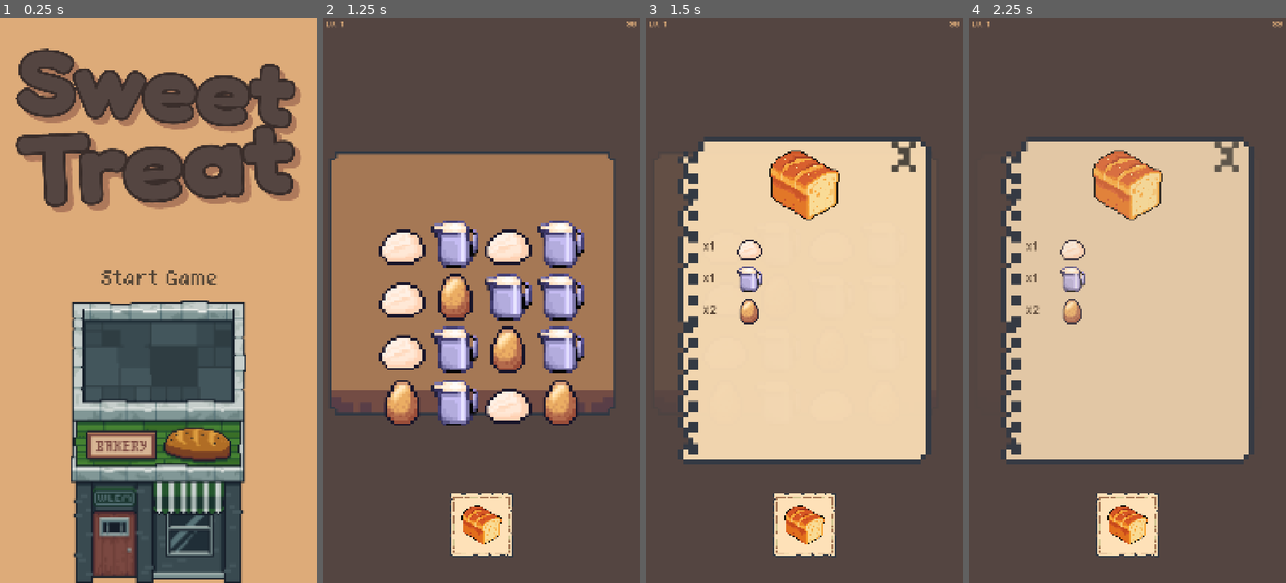
Above: before the commit, frames 1-4 (left to right).
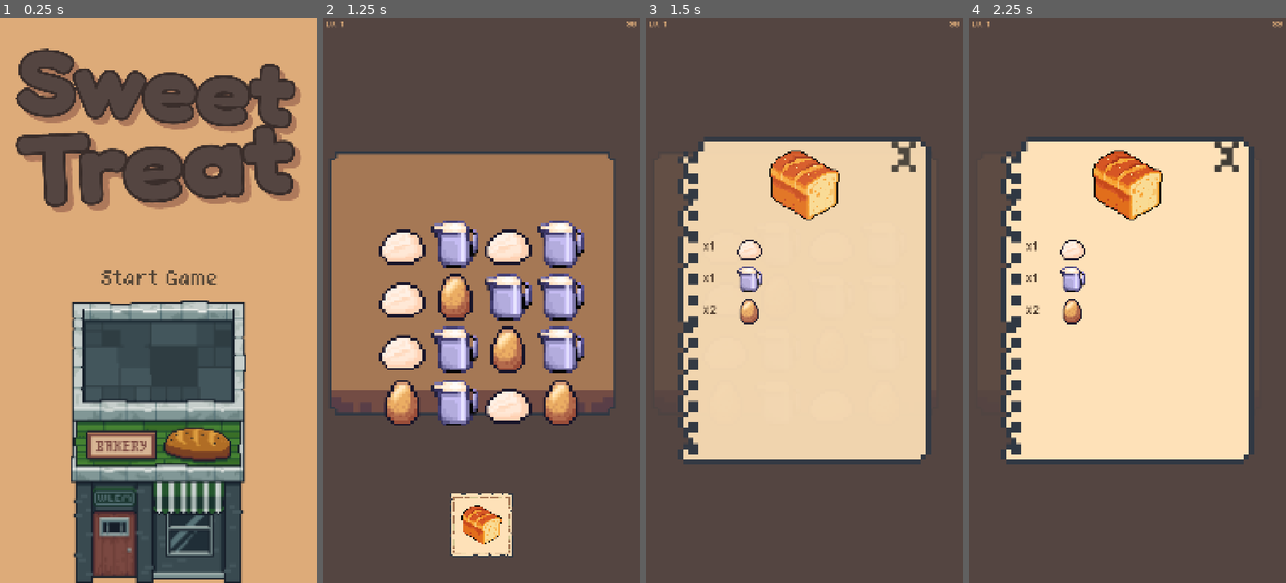
Above: after the commit, the same moments.

Repository: Krisha052/sweet-treat
Game: Godot game, scene res://scenes/main.tscn
Two runs of this game, one before a commit and one after it. Both use one fixed random seed, a clock stepped at 60 frames per second and the inputs below.
Inputs (mouse positions are in pixels of both pictures, inside the frame that each line leads up to):
- Up to frame 1 (0.25 s): no input
- Up to frame 2 (1.25 s): click (481, 277) at 0.5 s
- Up to frame 3 (1.5 s): click (804, 526) at 1.25 s
- Up to frame 4 (2.25 s): click (1127, 526) at 2.02 s

Frames 1-2 are identical in both runs. In frame 3, 2.2% of the frame differs, in the area x 40-60%, y 84-96%; in frame 4, 42%, in the area x 11-89%, y 21-96%.

Commit message:
Hide dish card row while Recipe Frame is open
_on_card_pressed sets _card_row.visible = false before opening the frame
and reconnects tree_exiting on the frame instance to restore visibility.
Only the timer and level label (always-visible HUD labels) show through
the Recipe Frame, per spec. Card row reappears on close.

Co-Authored-By: Claude Sonnet 4.6 <noreply@anthropic.com>

Diff:
--- a/scripts/ui/hud.gd
+++ b/scripts/ui/hud.gd
@@ -32,6 +32,8 @@
 func _on_card_pressed(order: Order) -> void:
 	if not recipe_frame_scene:
 		return
+	_card_row.visible = false
 	var frame: Node = recipe_frame_scene.instantiate()
+	frame.tree_exiting.connect(func(): _card_row.visible = true)
 	get_parent().add_child(frame)
 	frame.open(order)
